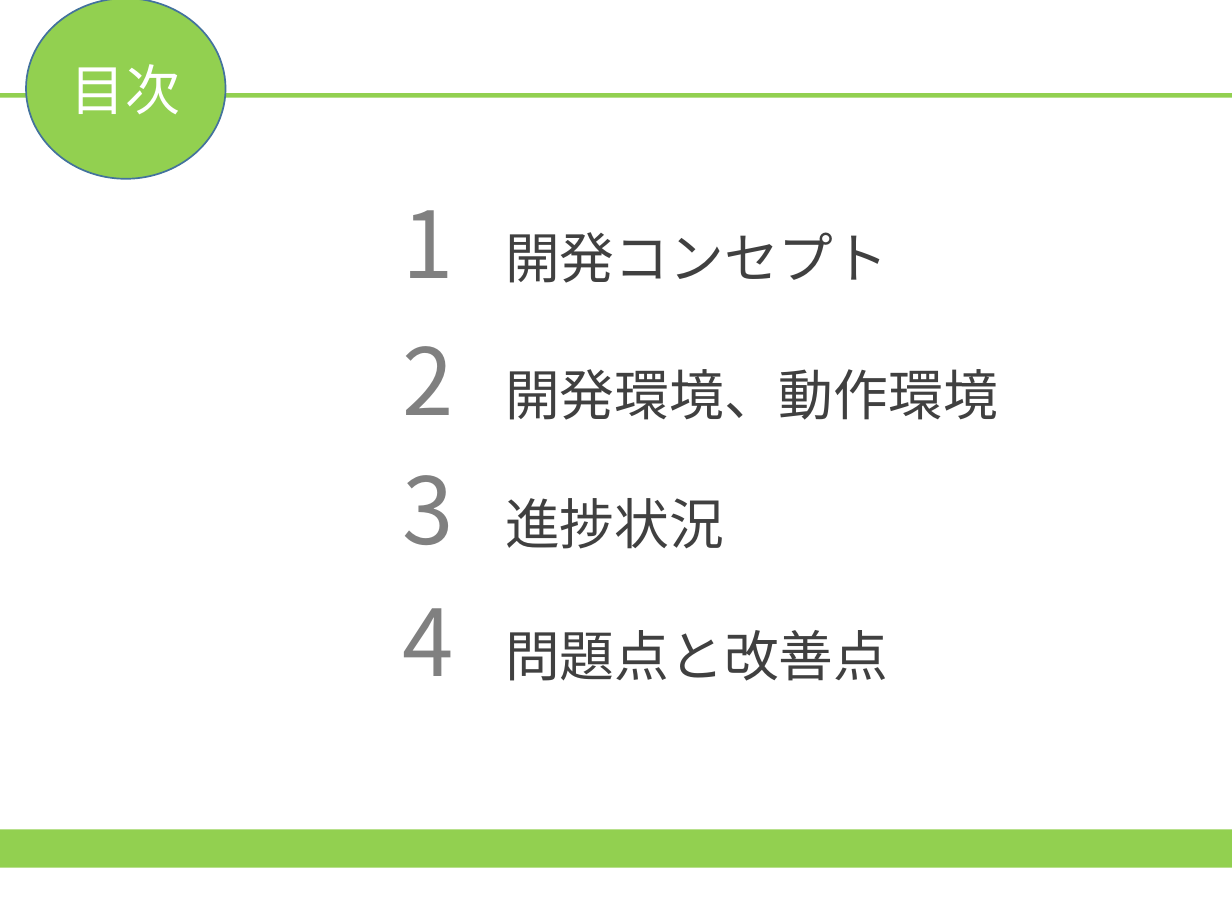
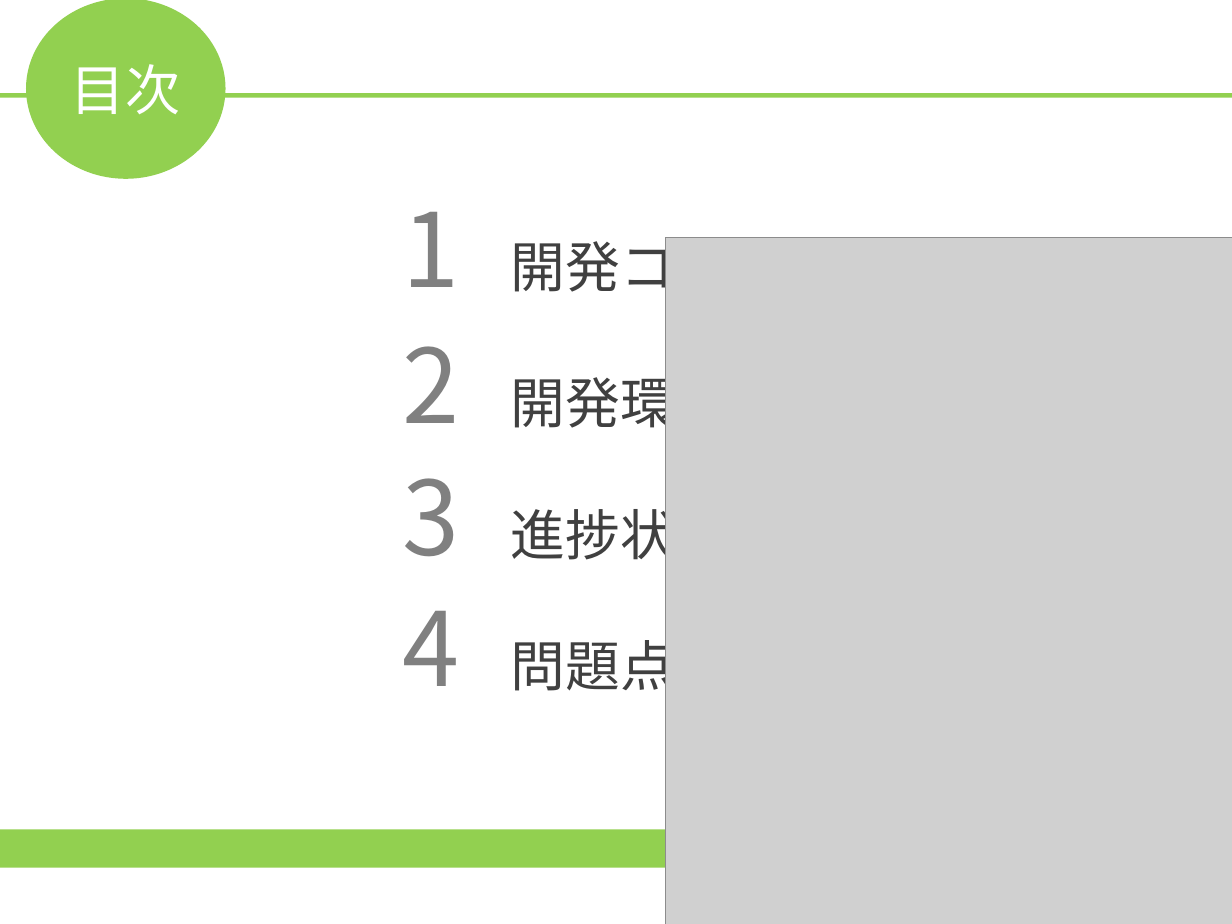
Before and after one commit to HamuroAC/Hamfile, a slide deck: slide 2 of 資料/発表資料.pptx. Drawn at 1232x924 pixels with LibreOffice and Linux fonts; fonts in the diff are those of the drawing; grey boxes stand for pictures. Boxes give left, top, right and bottom in pixels: in the first picture for what was removed or moved away, otherwise in the second. Text is boxed around its words. In the diff, an @@ line names an element or a change of style, - is before the commit and + after.

```diff
--- a/資料/発表資料.pptx
+++ b/資料/発表資料.pptx
@@ ellipse "目次" at [26, 0, 225, 179]: outline #43739E 1 pt to none @@
@@ text "1 開発コンセプト" at [402, 212, 894, 301]: size 54 to 60 pt in "1" @@
@@ picture added at [665, 238, 1232, 924] @@
@@ text "2 開発環境、動作環境" at [402, 346, 1004, 437]: size 54 to 60 pt in "2" @@
@@ text "3 進捗状況" at [402, 478, 730, 569]: size 54 to 60 pt in "3" @@
@@ text "4 問題点と改善点" at [402, 611, 894, 700]: size 54 to 60 pt in "4" @@
```
Also in this commit, not shown: 14 other slides changed.
